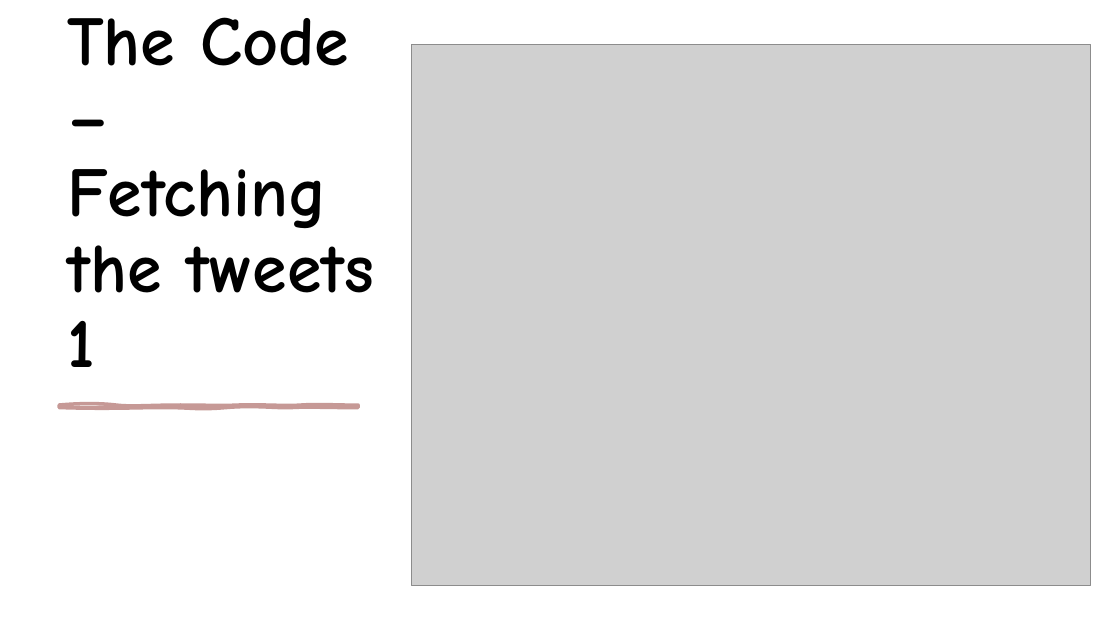
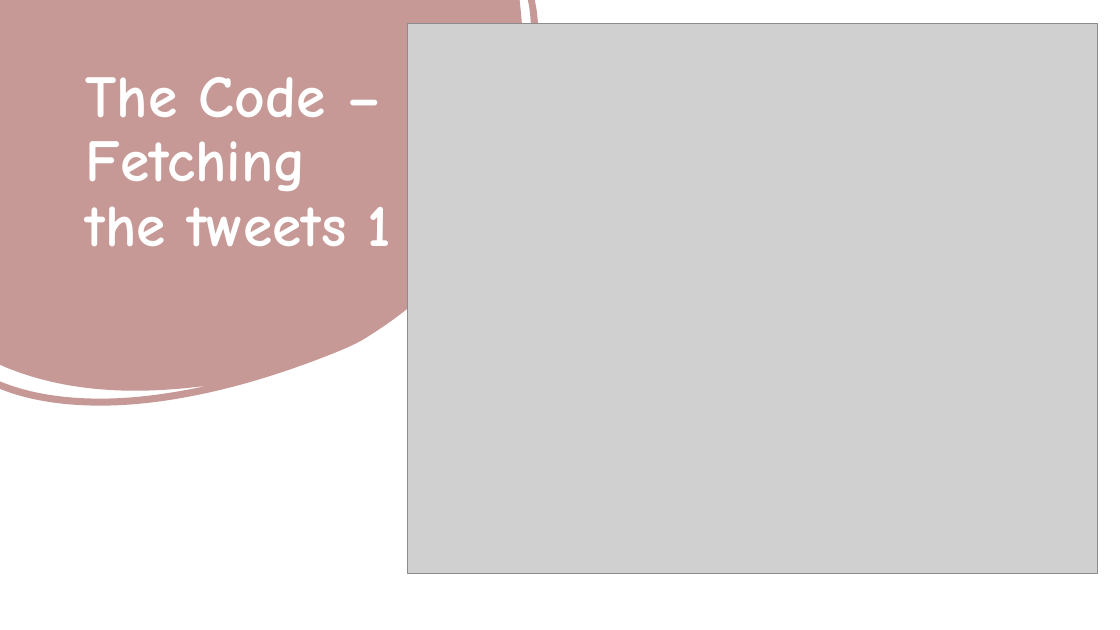
Before and after one commit to ionais/SentimentAnalysis, a slide deck: slide 7 of 20211215_ResearchMethodsProject_SentimentAnalysis_CocaCola.pptx. Drawn at 1120x630 pixels with LibreOffice and Linux fonts; fonts in the diff are those of the drawing; grey boxes stand for pictures. Boxes give left, top, right and bottom in pixels: in the first picture for what was removed or moved away, otherwise in the second. Text is boxed around its words. In the diff, an @@ line names an element or a change of style, - is before the commit and + after.

```diff
--- a/20211215_ResearchMethodsProject_SentimentAnalysis_CocaCola.pptx
+++ b/20211215_ResearchMethodsProject_SentimentAnalysis_CocaCola.pptx
@@ freeform shape added at (0, 0, 639, 517), fill #C69996 @@
@@ picture: place and size @@
-picture at (412, 45, 1091, 586)
+picture at (408, 24, 1098, 573)
@@ title "The Code – Fetching the ...": place and size @@
-title "The Code – Fetching the ..." at (67, 17, 374, 367)
+title "The Code – Fetching the ..." at (86, 77, 391, 246)
@@ title "The Code – Fetching the ..." at (86, 77, 391, 246): size 60 to 51 pt, text colour #000000 to #FFFFFF; vertical alignment bottom to top @@
@@ freeform shape removed at (59, 405, 358, 408) @@
```
Also in this commit, not shown: 17 other slides changed.
